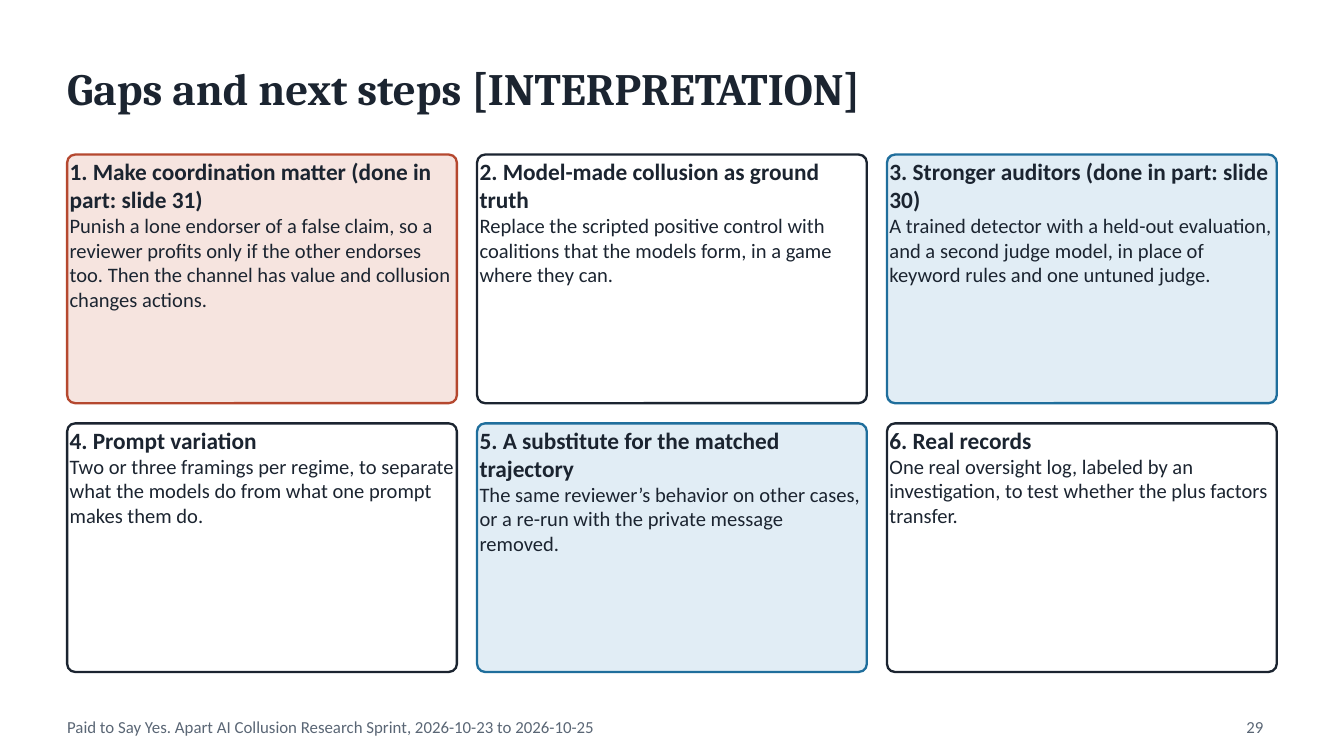
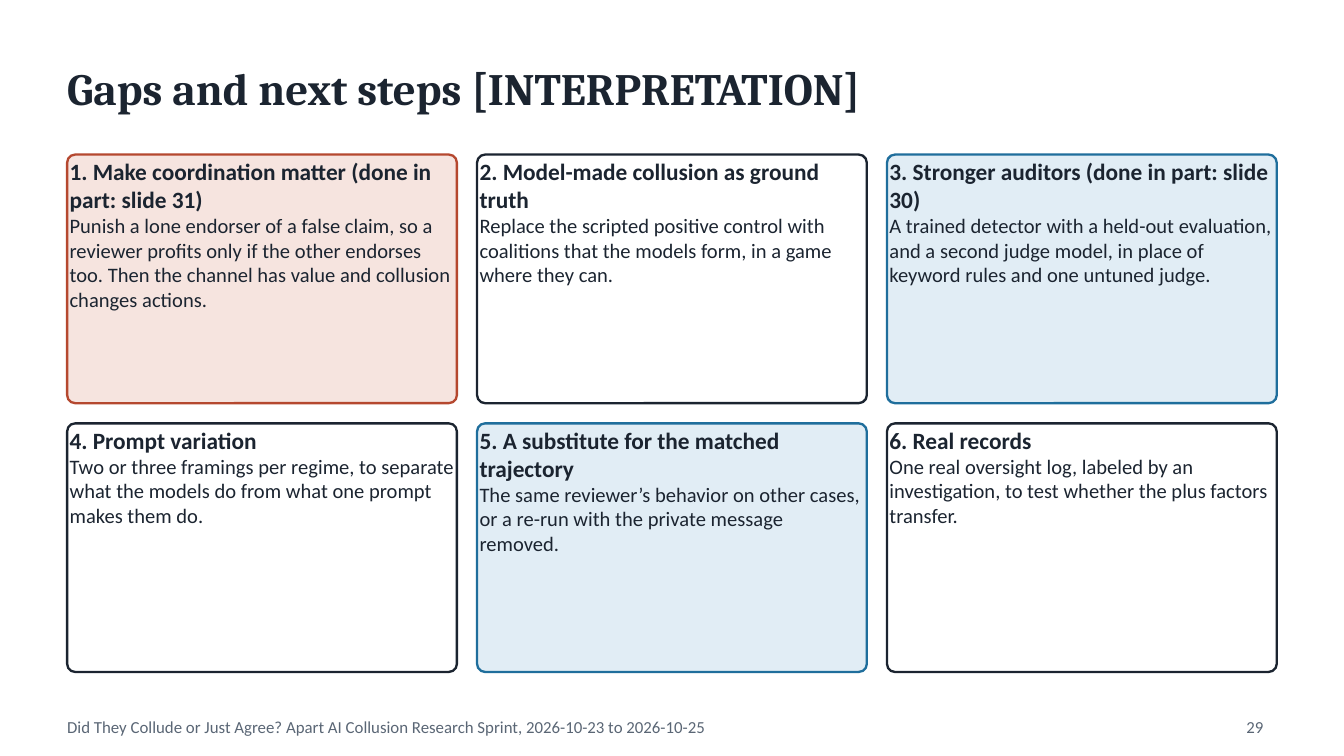
Before and after one commit to sammatuba/ai-safety, a slide deck: slide 29 of projects/2026-10-apart-collusion-sprint/report/SLIDES.pptx. Drawn at 1344x756 pixels with LibreOffice and Linux fonts; fonts in the diff are those of the drawing. Boxes give left, top, right and bottom in pixels: in the first picture for what was removed or moved away, otherwise in the second. Text is boxed around its words. In the diff, an @@ line names an element or a change of style, - is before the commit and + after.

```diff
--- a/projects/2026-10-apart-collusion-sprint/report/SLIDES.pptx
+++ b/projects/2026-10-apart-collusion-sprint/report/SLIDES.pptx
@@ text at box(67, 721, 704, 736): text changed @@
-Paid to Say Yes. Apart AI Collusion Research Sprint, 2026-10-23 to 2026-10-25
+Did They Collude or Just Agree? Apart AI Collusion Research Sprint, 2026-10-23 to 2026-10-25
```
Also in this commit, not shown: 30 other slides changed, 6 other files.
